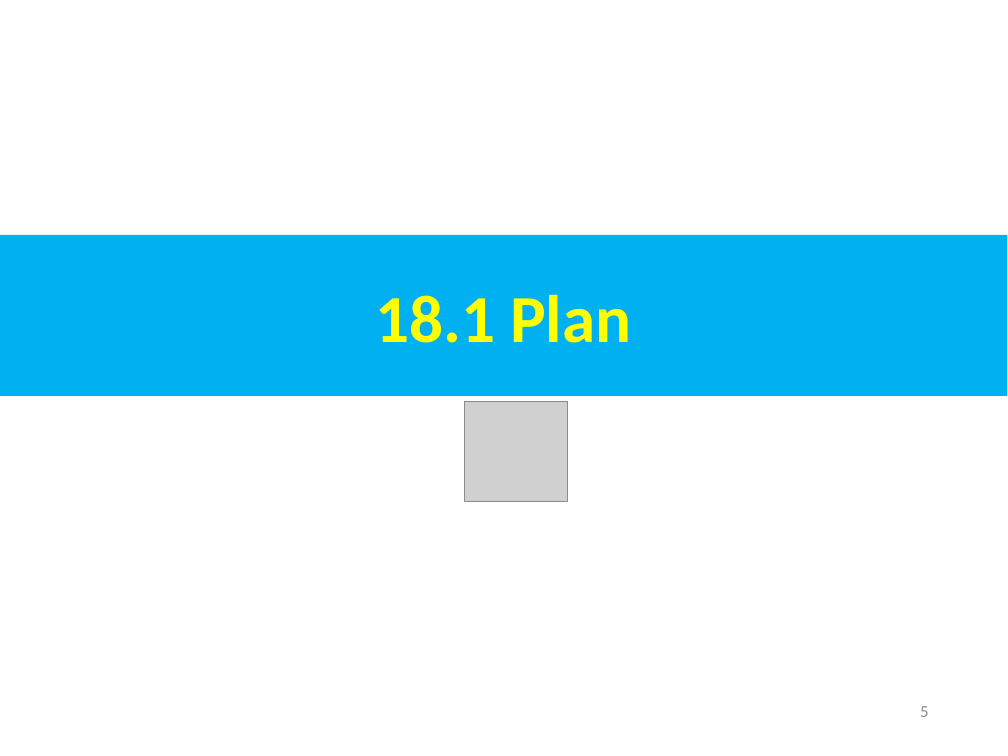
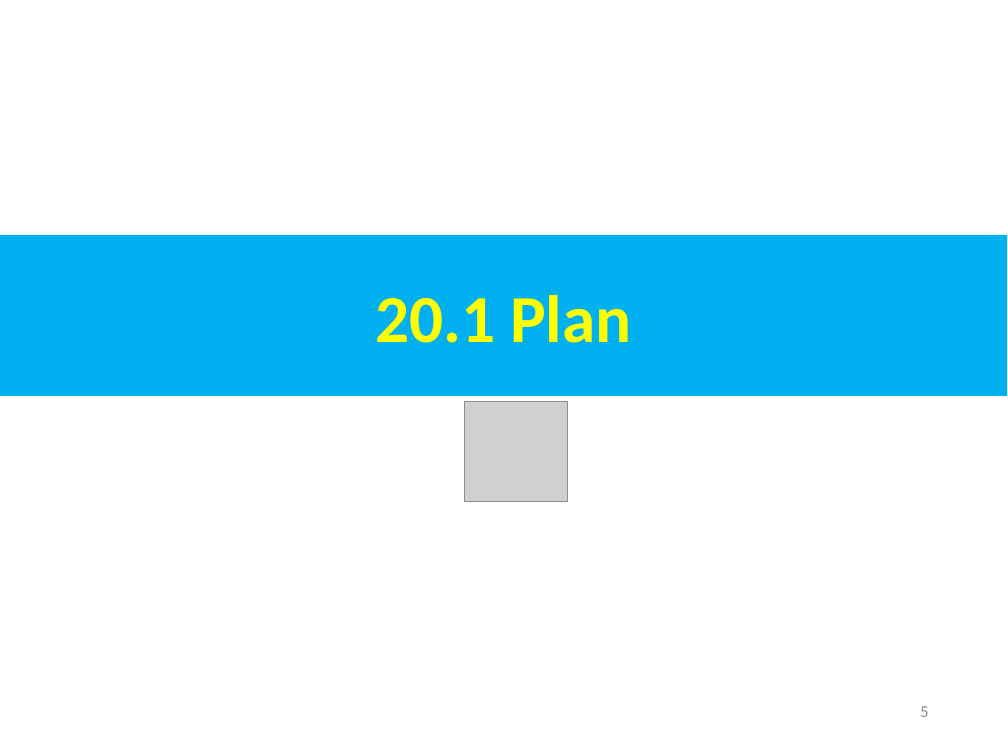
Before and after one commit to peterhchen/AIU_CS800_Chisel, a slide deck: slide 5 of 500_UCSC_HWD/020_Rev/000_Video/020.Rev.ppt. Drawn at 1008x756 pixels with LibreOffice and Linux fonts; fonts in the diff are those of the drawing; grey boxes stand for pictures. Boxes give left, top, right and bottom in pixels: in the first picture for what was removed or moved away, otherwise in the second. Text is boxed around its words. In the diff, an @@ line names an element or a change of style, - is before the commit and + after.

```diff
--- a/500_UCSC_HWD/020_Rev/000_Video/020.Rev.ppt
+++ b/500_UCSC_HWD/020_Rev/000_Video/020.Rev.ppt
@@ text in rectangle at box(375, 295, 631, 343): text changed @@
-18.1 Plan
+20.1 Plan
```
Also in this commit, not shown: 3 other slides changed.
